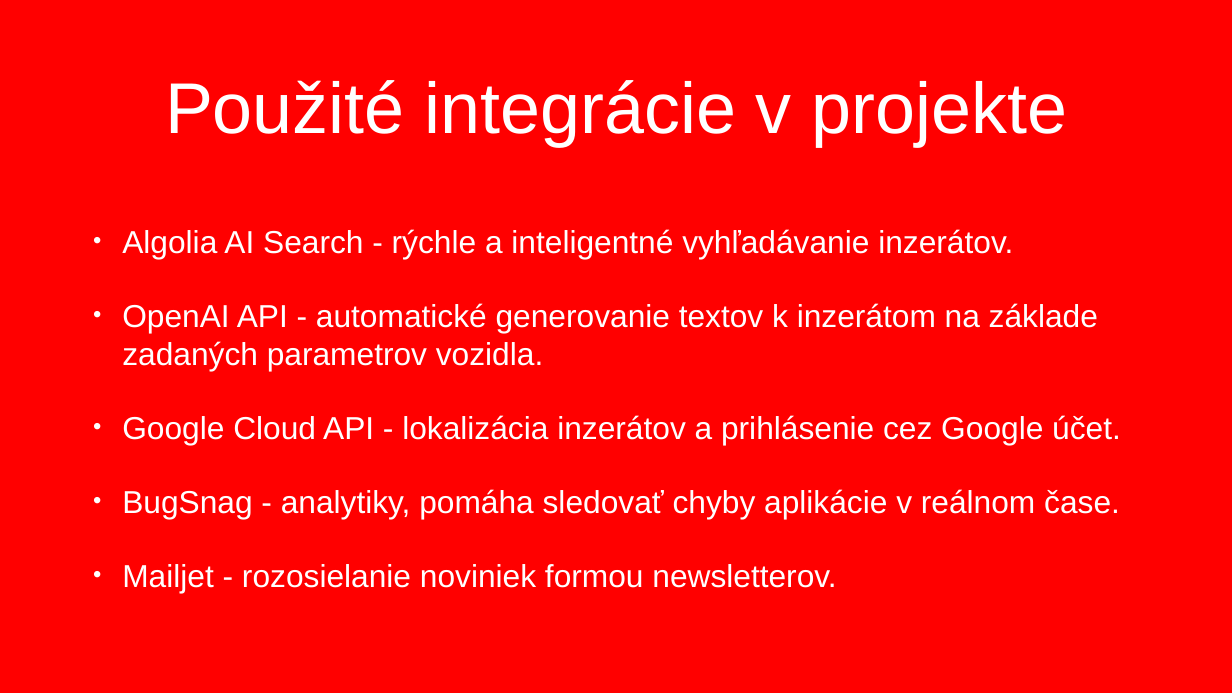
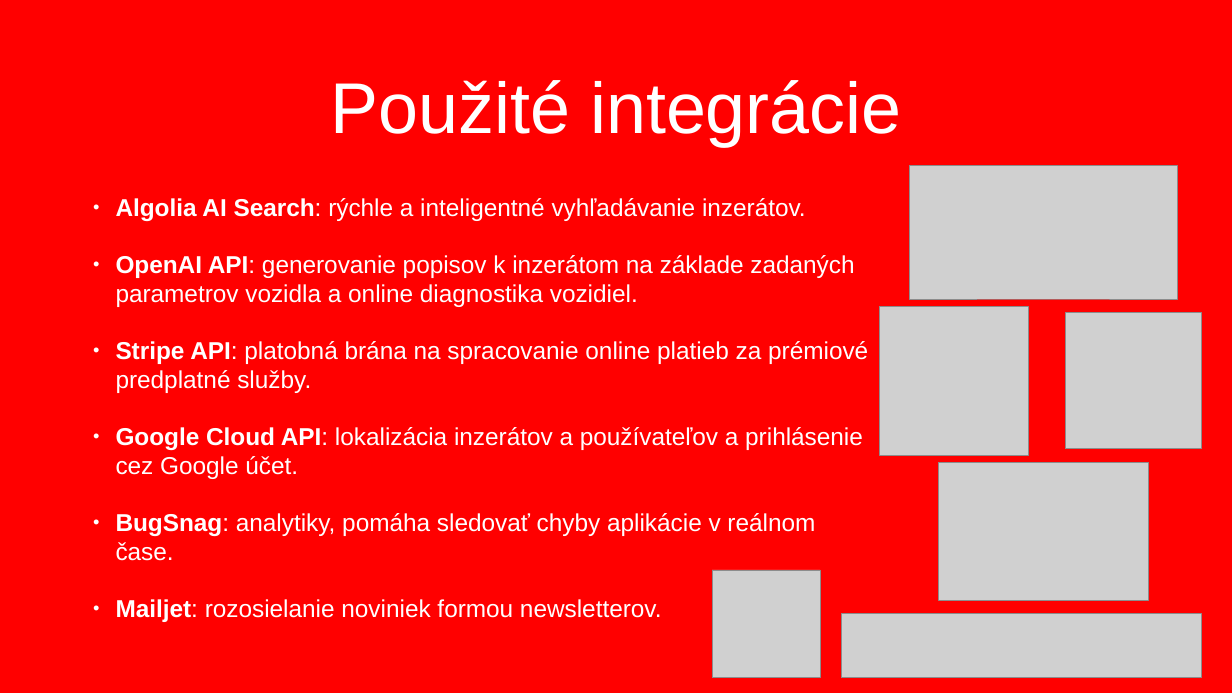
Before and after one commit to Autobahn-sk/Autobahn.sk, a slide deck: slide 7 of __prezentacia__/Prezentácia Martin Mojžiš.pptx. Drawn at 1232x693 pixels with LibreOffice and Linux fonts; fonts in the diff are those of the drawing; grey boxes stand for pictures; background and template pictures are left out. Boxes give left, top, right and bottom in pixels: in the first picture for what was removed or moved away, otherwise in the second. Text is boxed around its words. In the diff, an @@ line names an element or a change of style, - is before the commit and + after.

```diff
--- a/__prezentacia__/Prezentácia Martin Mojžiš.pptx
+++ b/__prezentacia__/Prezentácia Martin Mojžiš.pptx
@@ title at box(331, 80, 901, 146): text changed @@
-Použité integrácie v projekte
+Použité integrácie
@@ picture added at box(909, 165, 1177, 299) @@
@@ text at box(116, 198, 868, 622): text changed; size 49.4 to 38 pt @@
-• Algolia AI Search - rýchle a inteligentné vyhľadávanie inzerátov.
-• OpenAI API - automatické generovanie textov k inzerátom na základe zadaných parametrov vozidla.
-• Google Cloud API - lokalizácia inzerátov a prihlásenie cez Google účet.
-• BugSnag - analytiky, pomáha sledovať chyby aplikácie v reálnom čase.
-• Mailjet - rozosielanie noviniek formou newsletterov.
+• Algolia AI Search: rýchle a inteligentné vyhľadávanie inzerátov.
+• OpenAI API: generovanie popisov k inzerátom na základe zadaných parametrov vozidla a online diagnostika vozidiel.
+• Stripe API: platobná brána na spracovanie online platieb za prémiové predplatné služby.
+• Google Cloud API: lokalizácia inzerátov a používateľov a prihlásenie cez Google účet.
+• BugSnag: analytiky, pomáha sledovať chyby aplikácie v reálnom čase.
+• Mailjet: rozosielanie noviniek formou newsletterov.
@@ picture added at box(880, 307, 1028, 455) @@
@@ picture added at box(1065, 312, 1201, 448) @@
@@ picture added at box(938, 462, 1148, 600) @@
@@ picture added at box(712, 570, 820, 677) @@
@@ picture added at box(841, 613, 1201, 678) @@
```
Also in this commit, not shown: 11 other slides changed, 1 slide added.
